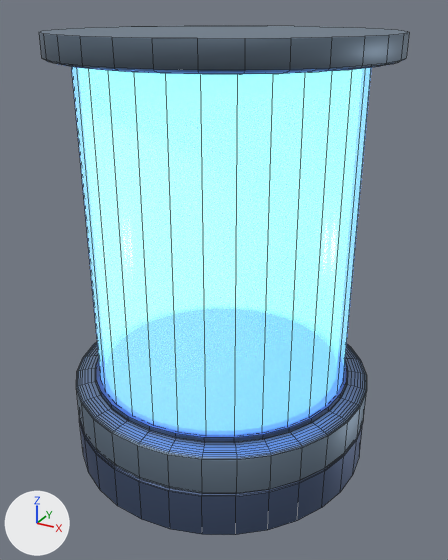
Before and after pictures for a commit that changed the FBX model Assets/Imported Assets/LabTank.fbx.
Before and after are seen from a 50 mm lens placed at (1.75, -3.24, 2.91), pointed at (-0.03, -0.01, 1.29). Lighting does not change. The marker at lower left points along +X, +Y and +Z. The first picture is the older version. Mesh edges are drawn as thin lines. Where no turn or scale is listed for an object, it has been applied to the vertices.
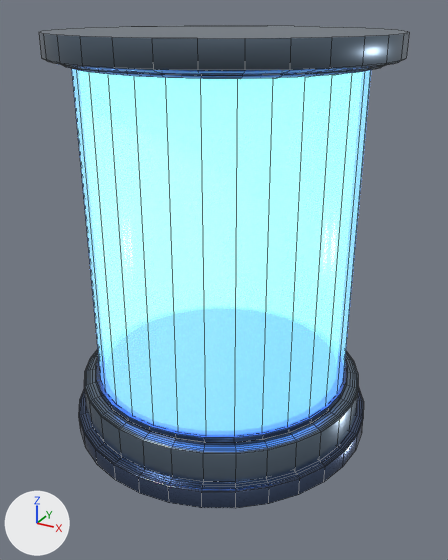
Commit message: Implemented tank and added material

The change in detail:
In material 'Material.002' (mat_material_002), metallic goes from 0.841 to 1.0.
In material 'Material.002' (mat_material_002), roughness goes from 0.5 to 0.296.
Object 'Cylinder.001' (ob_cylinder_001) is rescaled from (1.0, 0.988, 0.132) to (0.948, 0.935, 0.129).
Object 'Cylinder' (ob_cylinder) moves from (-0.071, 0.037, 0.242) to (-0.071, 0.037, 0.337).
Object 'Cylinder' (ob_cylinder) is rescaled from (1.0, 1.0, 0.184) to (1.0, 1.0, 0.0754).
Object 'Cylinder.005' (ob_cylinder_005) is new; it shows a copy of the mesh of ob_cylinder_004.
Its location is (-0.051, 0.039, 2.695).
Its rotation in degrees is (0, 0, -180).
Its scale is (-0.912, -0.912, -0.0528).

Boxes [x1, y1, x2, y2] around the edits, measured in the pictures (448 x 560 px):
'Cylinder.001', surface changed, rescaled (11% shorter): before [76, 342, 367, 493]; after [84, 349, 358, 483]
'Cylinder.004', surface changed: [41, 35, 403, 74] in both
'Cylinder', moved, rescaled: before [79, 418, 363, 535]; after [79, 387, 364, 508]
'Cylinder.005', added: after [63, 65, 386, 79]
